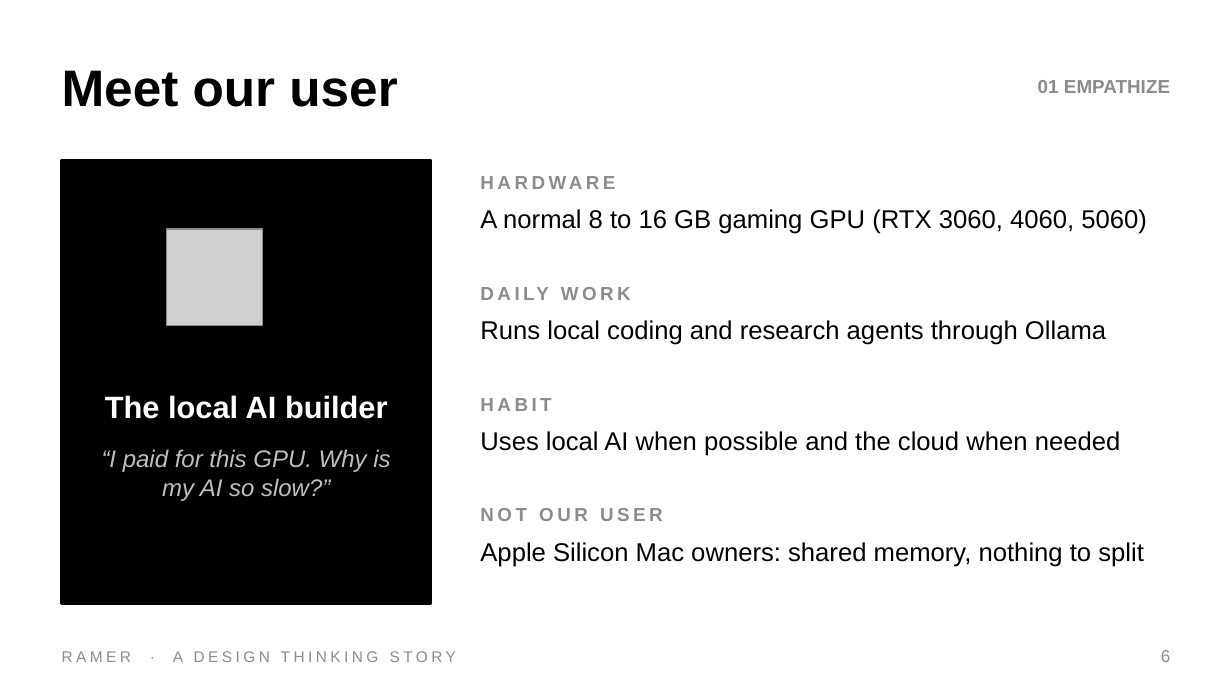
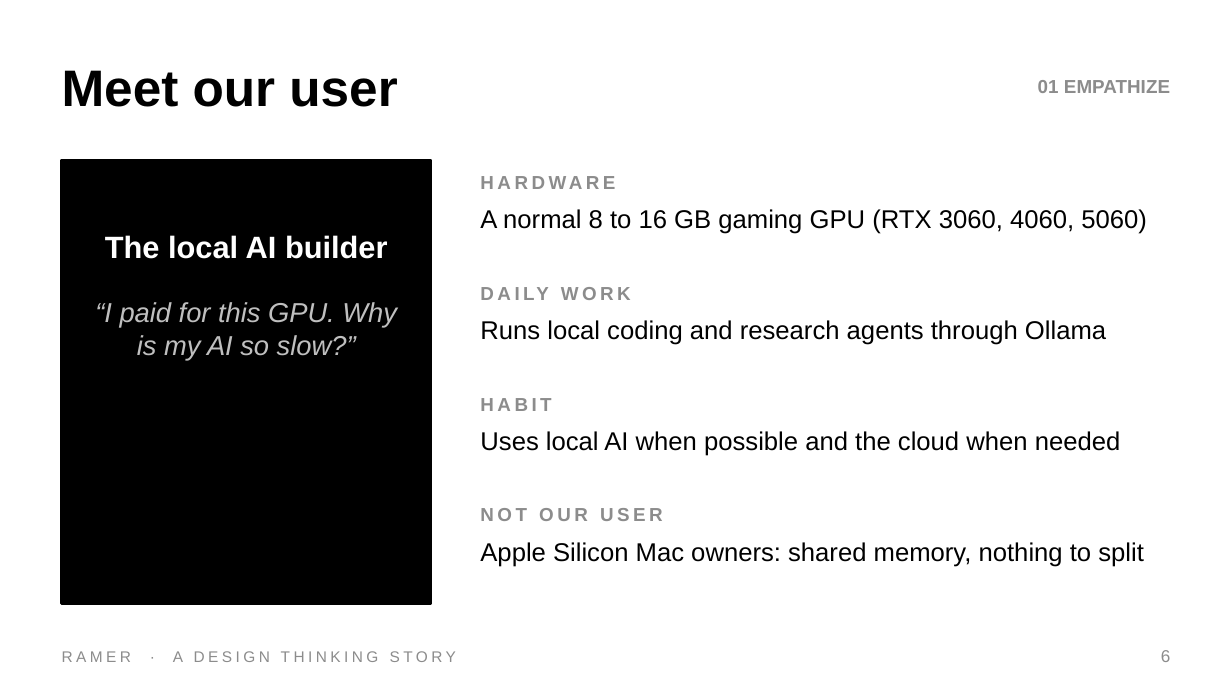
Before and after one commit to DrNeel11/tvarin, a slide deck: slide 6 of docs/Ramer_Design_Thinking.pptx. Drawn at 1232x693 pixels with LibreOffice and Linux fonts; fonts in the diff are those of the drawing; grey boxes stand for pictures. Boxes give left, top, right and bottom in pixels: in the first picture for what was removed or moved away, otherwise in the second. Text is boxed around its words. In the diff, an @@ line names an element or a change of style, - is before the commit and + after.

```diff
--- a/docs/Ramer_Design_Thinking.pptx
+++ b/docs/Ramer_Design_Thinking.pptx
@@ text "The local AI builder": place and size @@
-text "The local AI builder" at (105,395,388,419)
+text "The local AI builder" at (105,235,388,259)
@@ picture removed at (166,229,262,325) @@
@@ text "“I paid for this GPU. ...": place and size @@
-text "“I paid for this GPU. ..." at (102,449,390,501)
+text "“I paid for this GPU. ..." at (95,302,397,361)
@@ text "“I paid for this GPU. ..." at (95,302,397,361): size 14 to 16 pt @@
```
Also in this commit, not shown: 16 other slides changed.
